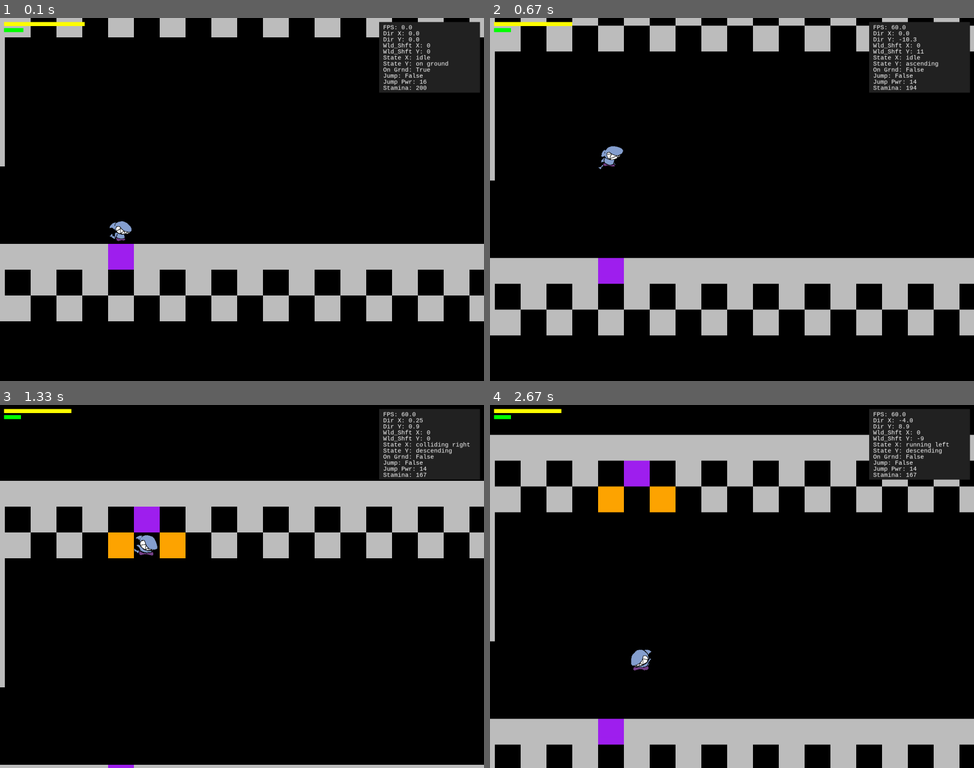
Above: before the commit, frames 1-4 (two rows, left to right).
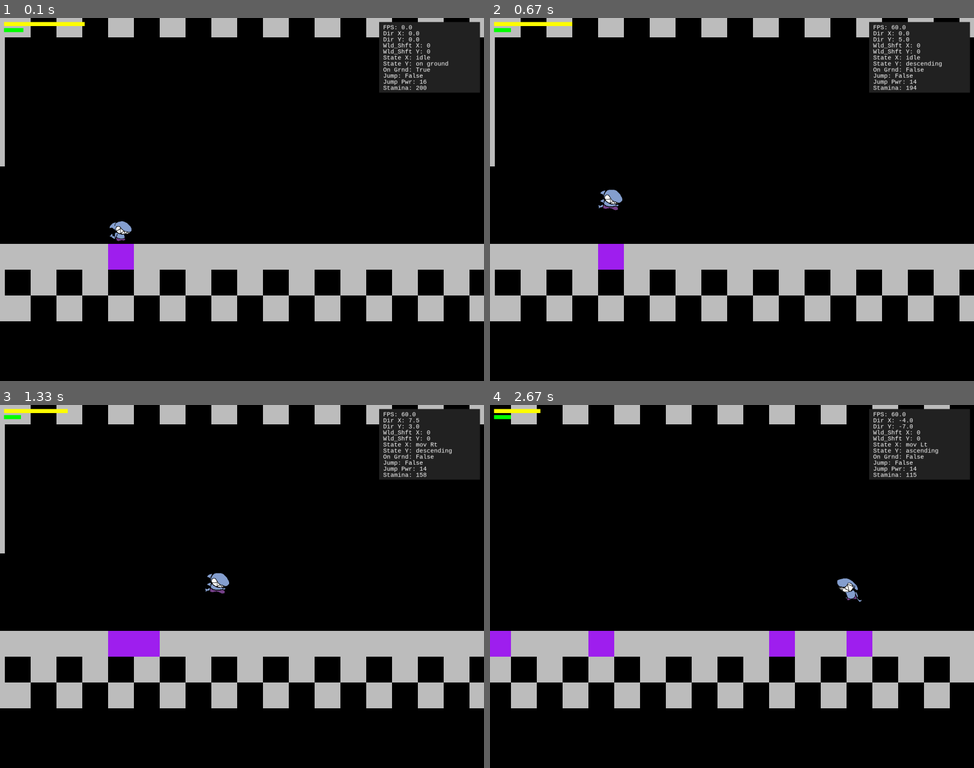
Above: after the commit, the same moments.

Repository: Ossifier/PygamePlatformerEngine
Game: pygame game, started from main.py
Same seed, same stepped clock (60 frames per second), same inputs: the game is played once before the commit and once after it.
Inputs:
- Up to frame 1 (0.1 s): no input
- Up to frame 2 (0.67 s): tap Space at 0.33 s
- Up to frame 3 (1.33 s): hold D 0.67-1.13 s; hold Right 0.67-1.13 s; tap Space at 0.73, 1.03, 1.23 s; hold Right from 1.17 s (still down)
- Up to frame 4 (2.67 s): tap Space at 1.53, 1.73, 2.03, 2.23, 2.53 s; release Right at 1.63 s; hold Right 1.67-2.13 s; hold Left from 2.17 s (still down)

Frame 1 is identical in both runs. In frame 2, 16% of the frame differs, in the area x 0-100%, y 0-88%; in frame 3, 32%; in frame 4, 40%, in the area x 0-100%, y 0-100%.

Commit message:
Fixed Jump Att
Fixed Jump Att Behavior

Diff:
--- a/player.py
+++ b/player.py
@@ -13,7 +13,6 @@
         self.sprite_dict = self.sprite_sheet.build_sprite_dict(self.animation_states)
 
         # Player Animations
-        # self.frame_index = 0
         self.image = self.sprite_dict['idle'][self.sprite_sheet.current_frame]
         self.rect = self.image.get_rect(topleft=pos)
 
@@ -23,10 +22,11 @@
 
         # Player Running Attributes #
         self.direction = pygame.math.Vector2(0, 0)
-        self.move_speed = 0.25
+        self.move_speed = 1
+        self.move_acceleration = 0.25
         self.max_move_speed = 4
         self.max_running_speed = self.max_move_speed * 2
-        self.gravity = 0.1
+        self.gravity = 1
         self.max_falling_speed = 10
 
         # Player Jumping Attributes #
@@ -53,7 +53,7 @@
         self.winded = False                           # 'Winded' simulates running out of breath while running/jumping.
 
         # Player Winded Stats:
-        self.winded_reset_threshold = 0.5           # % of stam bar that needs to be filled to clear Winded status.
+        self.winded_reset_threshold = 0.25           # % of stam bar that needs to be filled to clear Winded status.
         self.winded_stamina_recharge_penalty = 0.125    # % reduction of stam bar recharge on being Winded.
         self.winded_stamina_jump_penalty = 0.5
 
@@ -69,9 +69,9 @@
                 if self.direction.x >= self.max_move_speed:
                     pass
                 else:
-                    self.direction.x += self.move_speed
+                    self.direction.x += self.move_acceleration
             elif self.direction.x <= 0:
-                self.direction.x += self.move_speed * 3
+                self.direction.x += self.move_acceleration * 3
 
         # Running Left
         elif keys[pygame.K_LEFT]:
@@ -79,15 +79,15 @@
                 if self.direction.x <= -self.max_move_speed:
                     pass
                 else:
-                    self.direction.x -= self.move_speed
+                    self.direction.x -= self.move_acceleration
             elif self.direction.x >= 0:
-                self.direction.x -= self.move_speed * 3
+                self.direction.x -= self.move_acceleration * 3
 
         else:
             if self.direction.x > 0.2:
-                self.direction.x -= self.move_speed
+                self.direction.x -= self.move_acceleration
             elif self.direction.x <= 0.2:
-                self.direction.x += self.move_speed
+                self.direction.x += self.move_acceleration
 
             if -0.5 < self.direction.x < 0.5:
                 self.direction.x = 0
@@ -111,9 +111,9 @@
         if keys[pygame.K_d] and self.winded is False:
             self.running = True
             if self.direction.x < self.max_running_speed and keys[pygame.K_RIGHT] is True:
-                self.direction.x += self.move_speed
+                self.direction.x += self.move_acceleration
             if self.direction.x > -self.max_running_speed and keys[pygame.K_LEFT] is True:
-                self.direction.x -= self.move_speed
+                self.direction.x -= self.move_acceleration
         else:
             self.running = False
 
@@ -127,16 +127,16 @@
             self.player_state_x = 'idle'
 
         if self.direction.x > 0 and keys[pygame.K_RIGHT] is True:
-            self.player_state_x = 'running right'
+            self.player_state_x = 'mov Rt'
             self.player_facing_direction = 'right'
         elif self.direction.x > 0 and keys[pygame.K_LEFT] is True:
-            self.player_state_x = 'running right turning left'
+            self.player_state_x = 'mov Rt turn Lt'
 
         if self.direction.x < 0 and keys[pygame.K_LEFT] is True:
-            self.player_state_x = 'running left'
+            self.player_state_x = 'mov Lt'
             self.player_facing_direction = 'left'
         elif self.direction.x < 0 and keys[pygame.K_RIGHT] is True:
-            self.player_state_x = 'running left turning right'
+            self.player_state_x = 'mov Lt turn Rt'
 
         # Vertical Player States
         if self.direction.y > 1:
@@ -166,12 +166,16 @@
         refactoring this in some way."""
 
         # Jump if Player is on Ground #
-        if self.on_ground is True:
+        if self.on_ground is True and self.stamina > 0 and self.current_jump_power > 0:
             self.jumping = True
             self.on_ground = False
             self.direction.y = self.jump_speed
         elif self.current_jump_power > 0 and self.winded is False:
             self.direction.y = self.jump_speed
+
+        # Set Jumping to False if Jump Power Depleted.
+        if self.current_jump_power <= 1:
+            self.jumping = False
 
     def stamina_handler(self):
         """NOTES: This function manages the player's stamina during actions like moving and jumping."""
@@ -209,9 +213,9 @@
 
         # Slow Down Player if Sprint Button Isn't Held #
         if self.player_state_x == 'running left' and (self.running is False and self.direction.x < -self.max_move_speed):
-            self.direction.x += self.move_speed * 0.5
+            self.direction.x += self.move_acceleration * 0.5
         elif self.player_state_x == 'running right' and (self.running is False and self.direction.x > self.max_move_speed):
-            self.direction.x -= self.move_speed * 0.5
+            self.direction.x -= self.move_acceleration * 0.5
 
     def jump_power_handler(self):
         """NOTES This function handles jump power recharging mechanics. Basically, whenever the player is on the ground,
@@ -282,3 +286,6 @@
         self.sprinting_handler()
         self.jump_power_handler()
         self.animate_player()
+
+        # print(f'Player X/Y: {self.direction}')
+        # print(f'Player Jumping X: {self.jumping}')
